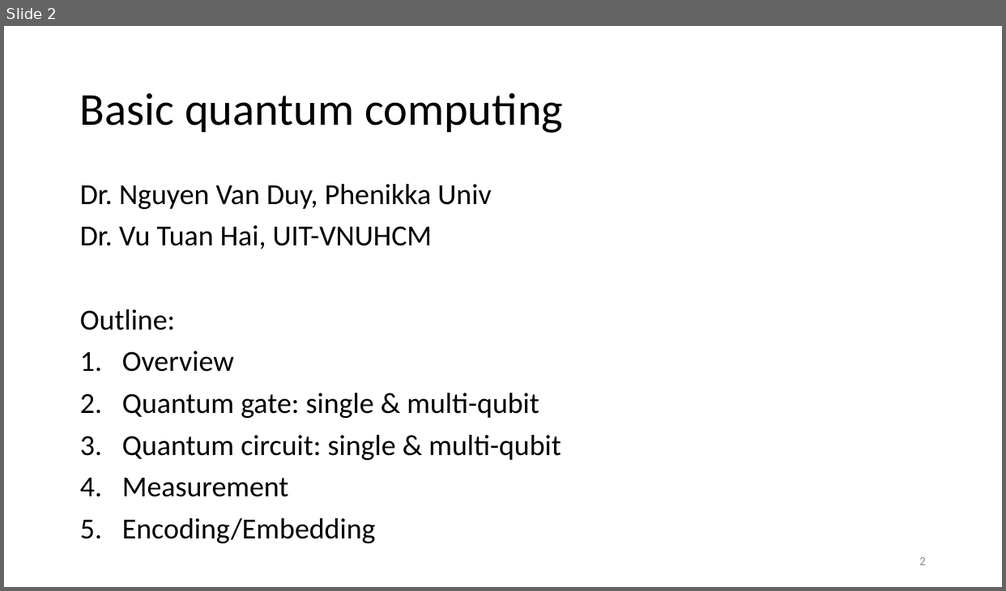
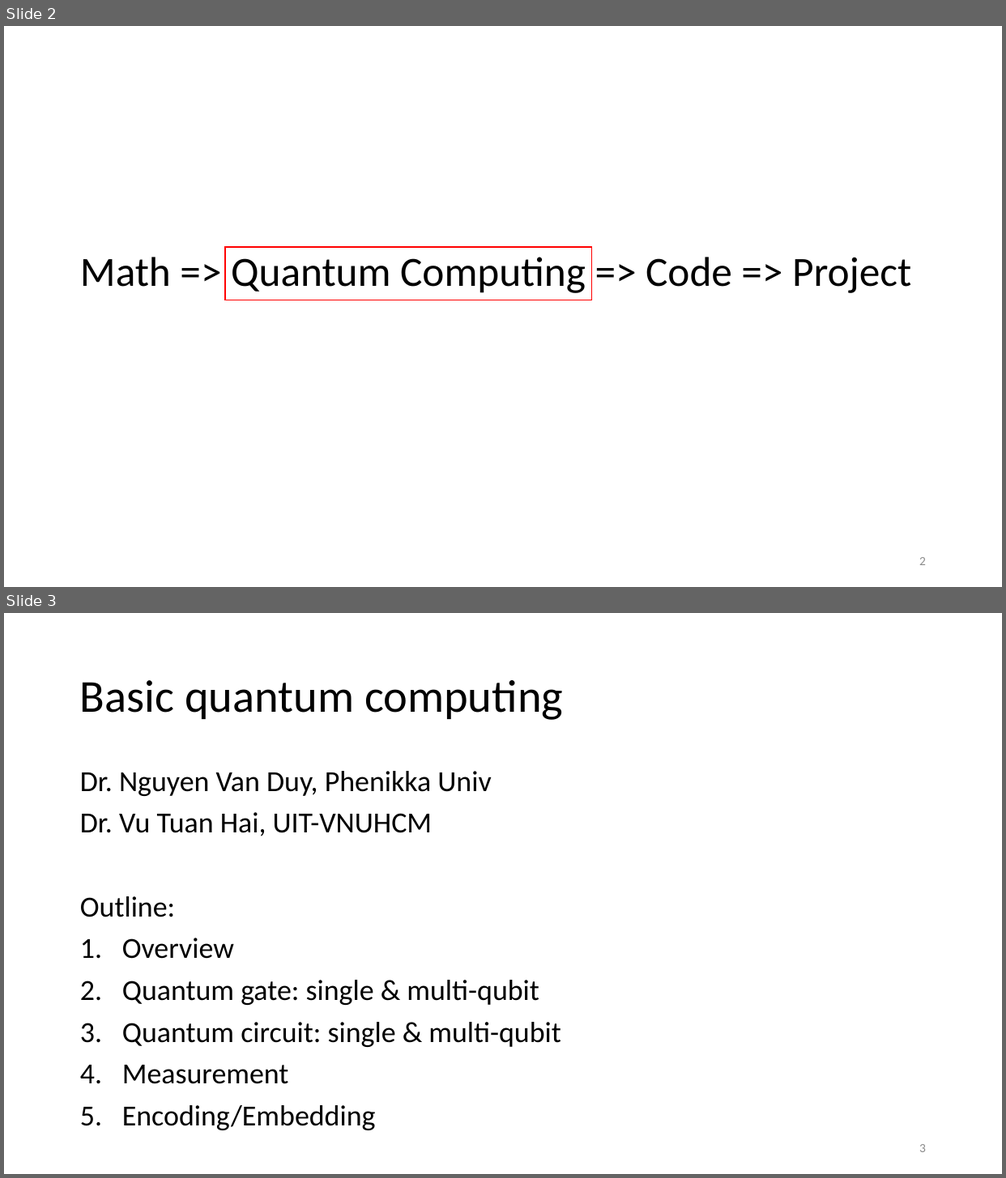
Before and after one commit to vutuanhai237/CourseMaterialsUIT, a slide deck: SExxx-Programming for quantum computer/UPTschool/Qubit and Circuit.pptx. Shown one above the other, each under a label of ours: slide 2 before the commit, slides 2 and 3 after it. The pictures are 1006x591 and 1006x1178 pixels, drawn with LibreOffice and Linux fonts; fonts in the diff are those of the drawing. Boxes give left, top, right and bottom in pixels: in the first picture for what was removed or moved away, otherwise in the second. Text is boxed around its words. In the diff, an @@ line names an element or a change of style, - is before the commit and + after.

```diff
--- a/SExxx-Programming for quantum computer/UPTschool/Qubit and Circuit.pptx
+++ b/SExxx-Programming for quantum computer/UPTschool/Qubit and Circuit.pptx
@@ slide 2 added at (x1=4, y1=26, x2=1002, y2=587), background #FFFFFF @@
@@ text added at (x1=80, y1=257, x2=911, y2=293), 40 pt, text #000000 @@
+Math => Quantum Computing => Code => Project
@@ rectangle added at (x1=225, y1=247, x2=592, y2=300), outline #FF0000 1 pt @@
@@ page number added at (x1=919, y1=557, x2=926, y2=565), 12 pt, text #8C8C8C @@
+2
@@ what was slide 2 is now slide 3 @@
@@ page number at (x1=919, y1=1144, x2=926, y2=1152): text changed @@
-2
+3
```
Also in this commit, not shown: 6 slides changed, 3 other slides added, 12 other files.
